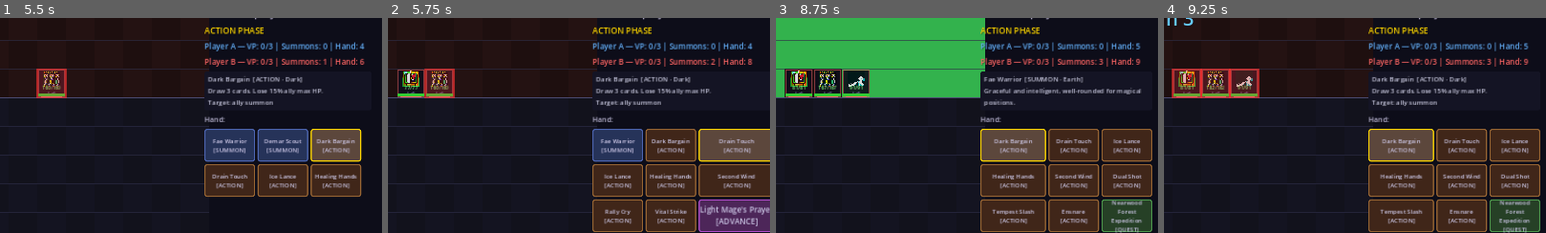
Above: before the commit, frames 1-4 (left to right).
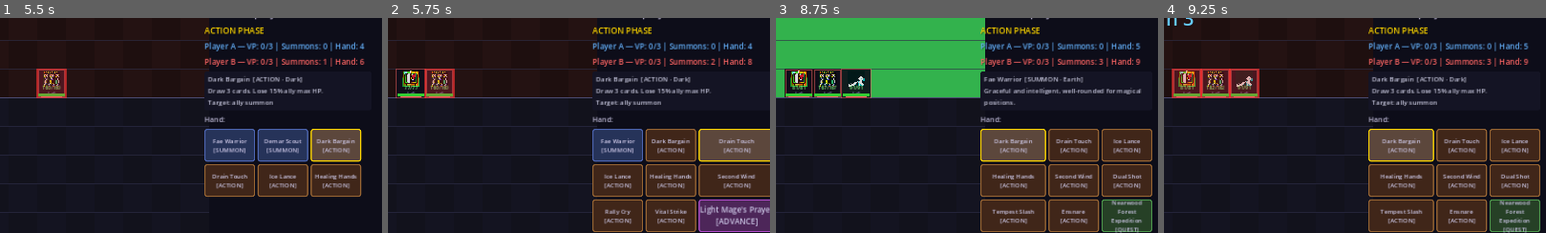
Above: after the commit, the same moments.

Repository: look-itsaxiom/summoners-grid
Game: Godot game, scene res://scenes/login.tscn
Same seed, same stepped clock (60 frames per second), same inputs: the game is played once before the commit and once after it.
Inputs:
- Up to frame 1 (5.5 s): click "PLAY" at 0.5 s; click "Random Deck" at 1.25 s; click "Fae Warrior [SUMMON]" at 2 s; click "Fae Warrior [SUMMON]" at 2.75 s; click "Demar Scout [SUMMON]" at 3.5 s; click "End Turn" at 4.25 s; click "Dark Bargain [ACTION]" at 5 s
- Up to frame 2 (5.75 s): no input
- Up to frame 3 (8.75 s): click "Dark Bargain [ACTION]" at 5.75 s; click "Drain Touch [ACTION]" at 6.5 s; click "End Turn" at 7.25 s; click "Fae Warrior [SUMMON]" at 8 s
- Up to frame 4 (9.25 s): click "Dark Bargain [ACTION]" at 8.75 s
The pictures show only the part of the screen within x 22-72%, y 3-53%; the shares and areas given below are measured in that part.

Frame 1 is identical in both runs. In frame 2, 0.2% of the frame differs, in the area x 2-10%, y 23-38%; in frame 3, 0.3%, in the area x 17-25%, y 23-38%; in frame 4, nothing differs.

Commit message:
feat: tween-based board animations — summon appear, movement slide, attack lunge, hit flash
Adds per-unit animation state to board.gd with tween-driven effects:
- Summon appear: scale-in with TRANS_BACK overshoot (0.25s)
- Movement slide: smooth glide between cells (0.2s TRANS_QUAD)
- Attack lunge: attacker moves 35% toward target and snaps back (0.25s)
- Hit flash: target unit briefly flashes white on impact (fades over 0.25s)

All animations work for player actions, AI turns, and spectator mode.
Also fixes attack_resolved signal to include attacker/target IDs on miss.
107 headless tests passing. Verified via godot-mcp: full AI vs AI game
completed without errors, player summon placement confirmed working.

Co-Authored-By: Claude Opus 4.6 (1M context) <noreply@anthropic.com>

Diff:
--- a/godot/scripts/engine/game_manager.gd
+++ b/godot/scripts/engine/game_manager.gd
@@ -945,7 +945,7 @@
 
 	if not hit_result["hit"]:
 		add_log("Attack missed!")
-		attack_resolved.emit({ "hit": false, "damage": 0 })
+		attack_resolved.emit({ "hit": false, "damage": 0, "attacker": attacker_id, "target": target_id })
 		return
 
 	# Crit calculation
--- a/godot/scripts/ui/board.gd
+++ b/godot/scripts/ui/board.gd
@@ -37,6 +37,10 @@
 # Cell flash animations: { Vector2i: { color: Color, alpha: float } }
 var _cell_flashes: Dictionary = {}
 
+# Per-unit animation state: { instance_id: { offset: Vector2, scale: float, flash: float } }
+var _unit_anims: Dictionary = {}
+var _animating := false
+
 # Species sprite textures (loaded once)
 var _species_sprites: Dictionary = {}
 
@@ -59,16 +63,31 @@
 
 
 func _process(delta: float) -> void:
-	if _cell_flashes.is_empty():
-		return
-	var to_remove: Array[Vector2i] = []
-	for pos in _cell_flashes:
-		_cell_flashes[pos]["alpha"] -= delta * 2.5  # Fade over ~0.4s
-		if _cell_flashes[pos]["alpha"] <= 0:
-			to_remove.append(pos)
-	for pos in to_remove:
-		_cell_flashes.erase(pos)
-	queue_redraw()
+	var needs_redraw := false
+
+	# Cell flash decay
+	if not _cell_flashes.is_empty():
+		var to_remove: Array[Vector2i] = []
+		for pos in _cell_flashes:
+			_cell_flashes[pos]["alpha"] -= delta * 2.5
+			if _cell_flashes[pos]["alpha"] <= 0:
+				to_remove.append(pos)
+		for pos in to_remove:
+			_cell_flashes.erase(pos)
+		needs_redraw = true
+
+	# Unit hit flash decay
+	for uid in _unit_anims:
+		var anim: Dictionary = _unit_anims[uid]
+		if anim.get("flash", 0.0) > 0:
+			anim["flash"] = maxf(0.0, anim["flash"] - delta * 4.0)
+			needs_redraw = true
+
+	if _animating:
+		needs_redraw = true
+
+	if needs_redraw:
+		queue_redraw()
 
 
 func _draw() -> void:
@@ -120,6 +139,10 @@
 	for s in _gm.board_summons:
 		var pos: Vector2i = s["position"]
 		var screen_pos := offset + Vector2(pos.x * CELL_SIZE, (BOARD_H - 1 - pos.y) * CELL_SIZE)
+		var uid: String = s["instance_id"]
+		# Apply animation offset
+		if uid in _unit_anims:
+			screen_pos += _unit_anims[uid].get("offset", Vector2.ZERO)
 		_draw_unit(screen_pos, s)
 
 	# Draw attack target indicators
@@ -146,10 +169,32 @@
 	var species: String = card.get("species", "")
 	var unit_owner: String = unit["owner"]
 	var team_color := COLOR_UNIT_A if unit_owner == "playerA" else COLOR_UNIT_B
+	var uid: String = unit["instance_id"]
+
+	# Animation: scale (for summon appear)
+	var unit_scale: float = 1.0
+	if uid in _unit_anims:
+		unit_scale = _unit_anims[uid].get("scale", 1.0)
+	if unit_scale <= 0.01:
+		return  # Not visible yet
+
+	# Apply scale transform around cell center
+	var center := screen_pos + Vector2(CELL_SIZE * 0.5, CELL_SIZE * 0.5)
+	var scaled_pos := center - Vector2(CELL_SIZE * 0.5, CELL_SIZE * 0.5) * unit_scale
 
 	# Unit background — solid dark card with team-colored border
-	var bg_rect := Rect2(screen_pos + Vector2(2, 2), Vector2(CELL_SIZE - 4, CELL_SIZE - 4))
-	draw_rect(bg_rect, Color(0.05, 0.05, 0.1, 0.9))
+	var bg_rect := Rect2(scaled_pos + Vector2(2, 2) * unit_scale, (Vector2(CELL_SIZE - 4, CELL_SIZE - 4)) * unit_scale)
+
+	# Hit flash: lerp toward white
+	var flash_amt: float = 0.0
+	if uid in _unit_anims:
+		flash_amt = _unit_anims[uid].get("flash", 0.0)
+
+	var bg_color := Color(0.05, 0.05, 0.1, 0.9)
+	if flash_amt > 0:
+		bg_color = bg_color.lerp(Color(1, 0.9, 0.8, 0.95), flash_amt)
+
+	draw_rect(bg_rect, bg_color)
 	draw_rect(bg_rect, team_color * Color(1, 1, 1, 0.5), false, 1.5)
 
 	# Species sprite (if available)
@@ -266,3 +311,69 @@
 func flash_cell(pos: Vector2i, color: Color) -> void:
 	_cell_flashes[pos] = { "color": color, "alpha": 1.0 }
 	queue_redraw()
+
+
+## Animate a summon appearing on the board (scale from 0 → 1 with overshoot).
+func animate_summon_appear(instance_id: String) -> void:
+	_ensure_anim(instance_id)
+	_unit_anims[instance_id]["scale"] = 0.0
+	_animating = true
+	var tw := create_tween()
+	tw.tween_method(func(v: float):
+		if instance_id in _unit_anims:
+			_unit_anims[instance_id]["scale"] = v
+			queue_redraw()
+	, 0.0, 1.0, 0.25).set_ease(Tween.EASE_OUT).set_trans(Tween.TRANS_BACK)
+	tw.tween_callback(func(): _animating = false)
+
+
+## Animate a unit sliding from old_pos to new_pos on the grid.
+func animate_move(instance_id: String, from_pos: Vector2i, to_pos: Vector2i) -> void:
+	_ensure_anim(instance_id)
+	# Calculate pixel offset: unit is already at to_pos in data, so offset starts at (from - to) and goes to zero
+	var diff := Vector2((from_pos.x - to_pos.x) * CELL_SIZE, (to_pos.y - from_pos.y) * CELL_SIZE)
+	_unit_anims[instance_id]["offset"] = diff
+	_animating = true
+	var tw := create_tween()
+	tw.tween_method(func(v: Vector2):
+		if instance_id in _unit_anims:
+			_unit_anims[instance_id]["offset"] = v
+			queue_redraw()
+	, diff, Vector2.ZERO, 0.2).set_ease(Tween.EASE_OUT).set_trans(Tween.TRANS_QUAD)
+	tw.tween_callback(func(): _animating = false)
+
+
+## Animate an attack lunge: attacker moves partway toward target, then snaps back.
+func animate_attack(attacker_id: String, attacker_pos: Vector2i, target_pos: Vector2i) -> void:
+	_ensure_anim(attacker_id)
+	# Lunge direction in screen coords
+	var dx: float = (target_pos.x - attacker_pos.x) * CELL_SIZE * 0.35
+	var dy: float = (attacker_pos.y - target_pos.y) * CELL_SIZE * 0.35  # Y flipped on screen
+	var lunge := Vector2(dx, dy)
+	_animating = true
+	var tw := create_tween()
+	# Lunge forward
+	tw.tween_method(func(v: Vector2):
+		if attacker_id in _unit_anims:
+			_unit_anims[attacker_id]["offset"] = v
+			queue_redraw()
+	, Vector2.ZERO, lunge, 0.1).set_ease(Tween.EASE_OUT).set_trans(Tween.TRANS_QUAD)
+	# Snap back
+	tw.tween_method(func(v: Vector2):
+		if attacker_id in _unit_anims:
+			_unit_anims[attacker_id]["offset"] = v
+			queue_redraw()
+	, lunge, Vector2.ZERO, 0.15).set_ease(Tween.EASE_IN).set_trans(Tween.TRANS_QUAD)
+	tw.tween_callback(func(): _animating = false)
+
+
+## Flash a unit white (hit feedback).
+func animate_hit_flash(instance_id: String) -> void:
+	_ensure_anim(instance_id)
+	_unit_anims[instance_id]["flash"] = 1.0
+	queue_redraw()
+
+
+func _ensure_anim(instance_id: String) -> void:
+	if instance_id not in _unit_anims:
+		_unit_anims[instance_id] = { "offset": Vector2.ZERO, "scale": 1.0, "flash": 0.0 }
--- a/godot/scripts/ui/game_screen.gd
+++ b/godot/scripts/ui/game_screen.gd
@@ -361,7 +361,11 @@
 			if ct == "summon":
 				_gm.play_summon(selected_card_index, pos)
 				_sfx.summon_place()
-				board.flash_cell(pos, Color(0.3, 0.6, 1.0))  # Blue flash on summon
+				board.flash_cell(pos, Color(0.3, 0.6, 1.0))
+				# Animate the newly placed summon
+				var placed = _find_unit_at(pos)
+				if not placed.is_empty():
+					board.animate_summon_appear(placed["instance_id"])
 				selected_card_index = -1
 				board.clear_highlights()
 				_refresh_ui()
@@ -412,8 +416,10 @@
 
 		# Try to move
 		if pos in board.valid_moves:
+			var old_pos: Vector2i = _find_unit(selected_unit_id).get("position", pos)
 			_gm.move_summon(selected_unit_id, pos)
-			board.flash_cell(pos, Color(0.5, 0.8, 1.0))  # Light blue flash on move
+			board.animate_move(selected_unit_id, old_pos, pos)
+			board.flash_cell(pos, Color(0.5, 0.8, 1.0))
 			# Keep unit selected for attack after move
 			board.clear_highlights()
 			var attacks = _gm.get_valid_attacks(selected_unit_id)
@@ -527,6 +533,10 @@
 					return absi(a.x - 6) < absi(b.x - 6)
 				)
 				_gm.play_summon(i, placements[0])
+				var placed = _find_unit_at(placements[0])
+				if not placed.is_empty():
+					board.animate_summon_appear(placed["instance_id"])
+				_sfx.summon_place()
 				board.queue_redraw()
 				_refresh_ui()
 				await get_tree().create_timer(0.4).timeout
@@ -603,9 +613,11 @@
 				for m in moves:
 					if _dist(m, nearest["position"]) < _dist(best_move, nearest["position"]):
 						best_move = m
+				var old_pos: Vector2i = unit["position"]
 				_gm.move_summon(unit_id, best_move)
+				board.animate_move(unit_id, old_pos, best_move)
 				board.queue_redraw()
-				await get_tree().create_timer(0.25).timeout
+				await get_tree().create_timer(0.3).timeout
 
 				# Attack after move
 				attacks = _gm.get_valid_attacks(unit_id)
@@ -733,6 +745,7 @@
 
 func _run_ai_turn_for_spectator() -> void:
 	## Execute one full AI turn (draw → level → action → end) for spectator mode.
+	## Uses awaits for animations so spectator can see smooth movement.
 	_gm.execute_draw_phase()
 	_gm.execute_level_phase()
 
@@ -751,6 +764,12 @@
 					return absi(a.x - 6) < absi(b.x - 6)
 				)
 				_gm.play_summon(i, placements[0])
+				var placed = _find_unit_at(placements[0])
+				if not placed.is_empty():
+					board.animate_summon_appear(placed["instance_id"])
+				_sfx.summon_place()
+				board.queue_redraw()
+				await get_tree().create_timer(0.3).timeout
 			break
 
 	if _gm.is_game_over: return
@@ -760,6 +779,8 @@
 	for entry in playable_advances:
 		if entry["valid_targets"].size() > 0:
 			_gm.play_advance_card(entry["index"], entry["valid_targets"][0]["instance_id"])
+			_sfx.level_up()
+			await get_tree().create_timer(0.2).timeout
 			break
 
 	if _gm.is_game_over: return
@@ -777,6 +798,7 @@
 
 	for unit_id in ids:
 		if _gm.is_game_over: return
+		if not is_inside_tree(): return
 		var unit = _find_unit(unit_id)
 		if unit.is_empty(): continue
 
@@ -794,6 +816,8 @@
 		var attacks = _gm.get_valid_attacks(unit_id)
 		if nearest["instance_id"] in attacks:
 			_gm.attack_with_summon(unit_id, nearest["instance_id"])
+			board.queue_redraw()
+			await get_tree().create_timer(0.35).timeout
 		else:
 			var moves = _gm.get_valid_moves(unit_id)
 			if moves.size() > 0:
@@ -801,10 +825,16 @@
 				for m in moves:
 					if _dist(m, nearest["position"]) < _dist(best, nearest["position"]):
 						best = m
+				var old_pos: Vector2i = unit["position"]
 				_gm.move_summon(unit_id, best)
+				board.animate_move(unit_id, old_pos, best)
+				board.queue_redraw()
+				await get_tree().create_timer(0.25).timeout
 				attacks = _gm.get_valid_attacks(unit_id)
 				if nearest["instance_id"] in attacks:
 					_gm.attack_with_summon(unit_id, nearest["instance_id"])
+					board.queue_redraw()
+					await get_tree().create_timer(0.35).timeout
 
 	if _gm.is_game_over: return
 	_gm.end_action_phase()
@@ -1128,6 +1158,13 @@
 	return {}
 
 
+func _find_unit_at(pos: Vector2i) -> Dictionary:
+	for s in _gm.board_summons:
+		if s["position"] == pos:
+			return s
+	return {}
+
+
 # ─── Screen Shake ───
 
 func _process(delta: float) -> void:
@@ -1186,10 +1223,17 @@
 # ─── Floating Numbers ───
 
 func _on_attack_resolved(result: Dictionary) -> void:
+	var attacker_id: String = result.get("attacker", "")
+	var target_id: String = result.get("target", "")
+	var attacker_unit = _find_unit(attacker_id)
+	var target_unit = _find_unit(target_id)
+
+	# Lunge animation (even on miss — the attacker still swings)
+	if not attacker_unit.is_empty() and not target_unit.is_empty():
+		board.animate_attack(attacker_id, attacker_unit["position"], target_unit["position"])
+
 	if not result.get("hit", false):
 		_sfx.attack_miss()
-		var target_id: String = result.get("target", "")
-		var target_unit = _find_unit(target_id)
 		if not target_unit.is_empty():
 			var screen_pos := _unit_screen_pos(target_unit)
 			FloatingNumber.spawn(self, "MISS", screen_pos, Color(0.6, 0.6, 0.6))
@@ -1197,8 +1241,6 @@
 
 	var damage: int = result.get("damage", 0)
 	var is_crit: bool = result.get("crit", false)
-	var target_id: String = result.get("target", "")
-	var target_unit = _find_unit(target_id)
 
 	if is_crit:
 		_sfx.critical_hit()
@@ -1207,8 +1249,9 @@
 		_sfx.attack_hit()
 		_screen_shake(4.0)
 
-	# Flash target cell red
+	# Hit flash on target unit
 	if not target_unit.is_empty():
+		board.animate_hit_flash(target_id)
 		var tpos: Vector2i = target_unit.get("position", Vector2i(-1, -1))
 		if tpos.x >= 0:
 			board.flash_cell(tpos, Color(1.0, 0.2, 0.2) if not is_crit else Color(1.0, 0.85, 0.0))
Not shown, changed: godot/DEV_PROGRESS.md
